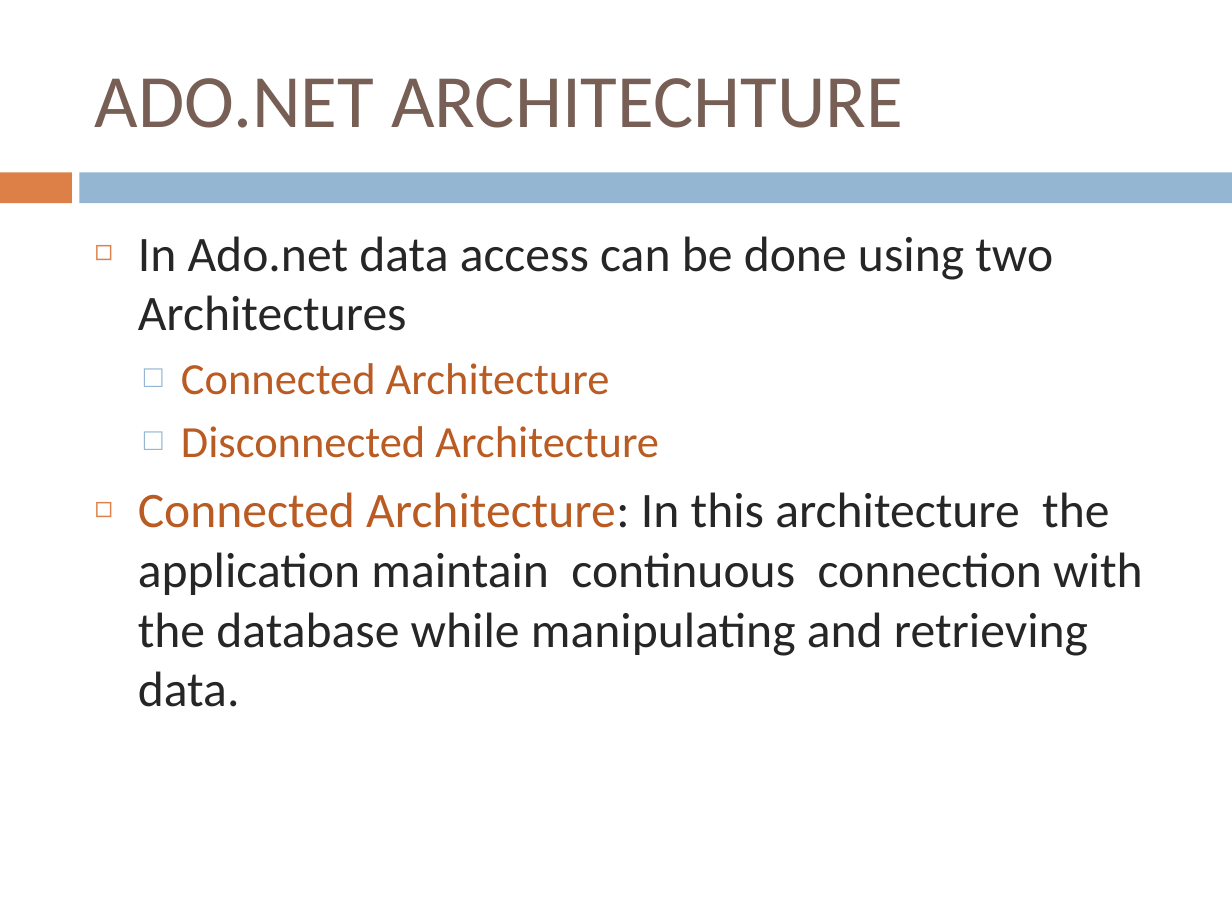
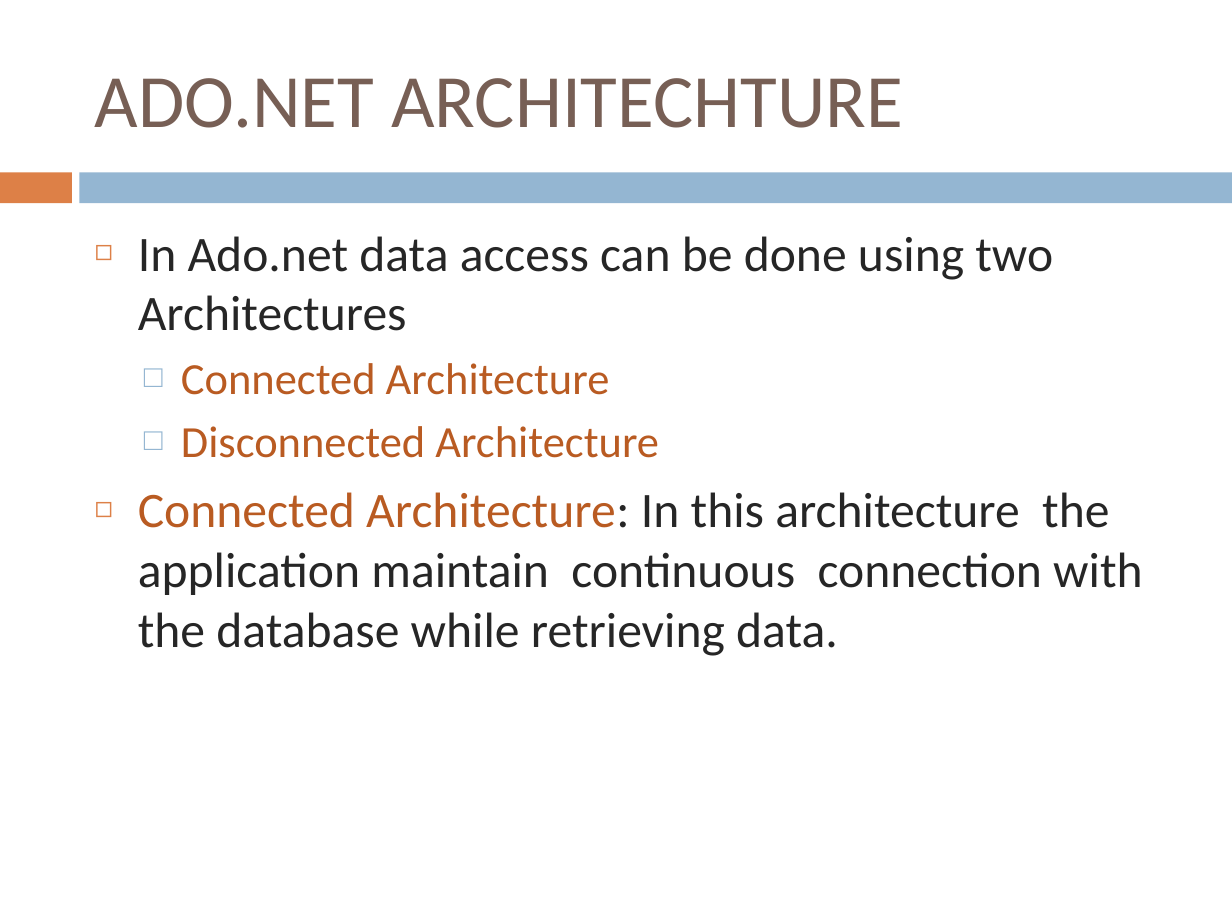
Before and after one commit to santuparsi/dotnet_core_, a slide deck: slide 1 of Moduel2/Ado.net/PPT/ADO.NET ARCHITECHTURE.pptx. Drawn at 1232x924 pixels with LibreOffice and Linux fonts; fonts in the diff are those of the drawing. Boxes give left, top, right and bottom in pixels: in the first picture for what was removed or moved away, otherwise in the second. Text is boxed around its words. In the diff, an @@ line names an element or a change of style, - is before the commit and + after.

```diff
--- a/Moduel2/Ado.net/PPT/ADO.NET ARCHITECHTURE.pptx
+++ b/Moduel2/Ado.net/PPT/ADO.NET ARCHITECHTURE.pptx
@@ text at <box>138,492,1143,656</box>: text changed @@
-◻ Connected Architecture: In this architecture the application maintain continuous connection with the database while manipulating and retrieving data.
+◻ Connected Architecture: In this architecture the application maintain continuous connection with the database while retrieving data.
```
Also in this commit, not shown: 44 other files.
